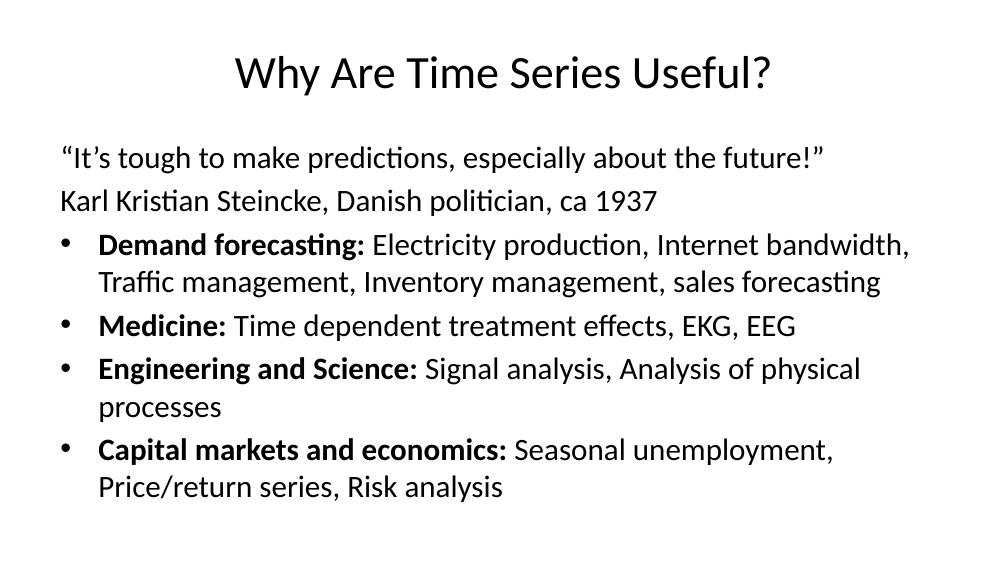
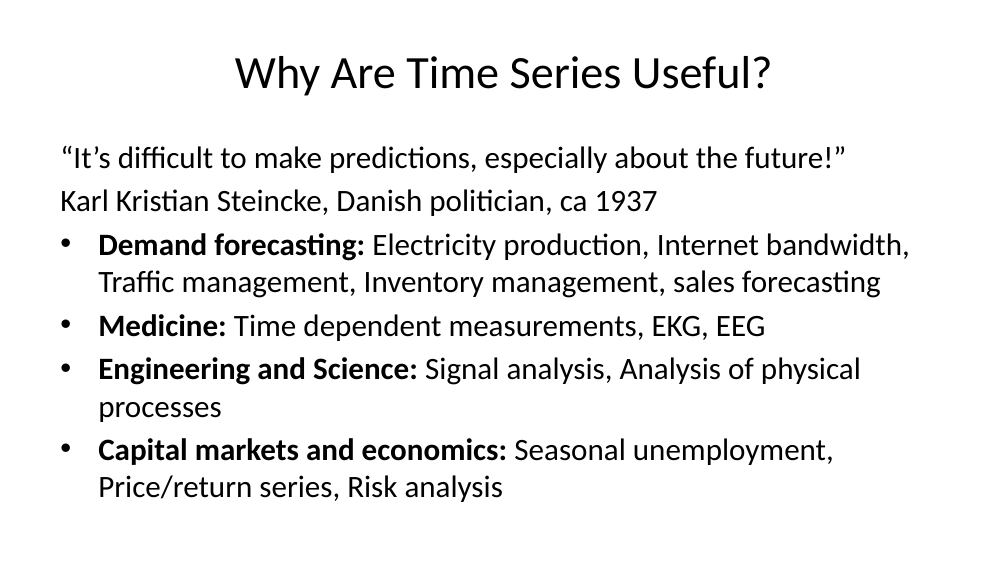
Before and after one commit to StephenElston/CSCI-E-83, a slide deck: slide 3 of LectureSlides/11_IntroductionToTimeSeries.pptx. Drawn at 1008x567 pixels with LibreOffice and Linux fonts; fonts in the diff are those of the drawing. Boxes give left, top, right and bottom in pixels: in the first picture for what was removed or moved away, otherwise in the second. Text is boxed around its words. In the diff, an @@ line names an element or a change of style, - is before the commit and + after.

```diff
--- a/LectureSlides/11_IntroductionToTimeSeries.pptx
+++ b/LectureSlides/11_IntroductionToTimeSeries.pptx
@@ text at bbox=[60, 145, 846, 173]: text changed @@
-“It’s tough to make predictions, especially about the future!”
+“It’s difficult to make predictions, especially about the future!”
@@ text at bbox=[98, 314, 766, 341]: text changed @@
-• Medicine: Time dependent treatment effects, EKG, EEG
+• Medicine: Time dependent measurements, EKG, EEG
```
Also in this commit, not shown: 24 other slides changed, 3 slides added.
